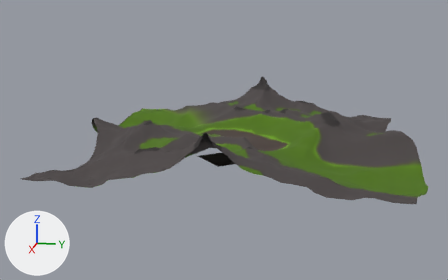
The glTF model maps/extras/height_map/height_map.glb: old version first, new version second.
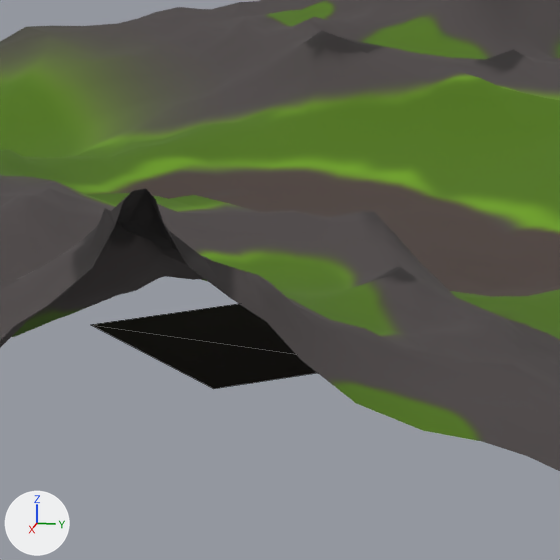
Each version appears first whole from a 50 mm lens placed at (961.0, 165.0, 227.0), pointed at (8.0, -26.0, -11.0), and next in a close-up on the part from 41% to 62% of the width and 36% to 70% of the height. Arrows for +X, +Y and +Z are at lower left; the lights stay in place. The close-ups show mesh edges as thin lines. Objects named as collision shapes, trigger or cutter boxes, shadow casters or lower levels of detail are left out. Where no turn or scale is listed for an object, it has been applied to the vertices. Vertices at the same position are counted once.

The first close-up shows 'Plane', 'Room'.
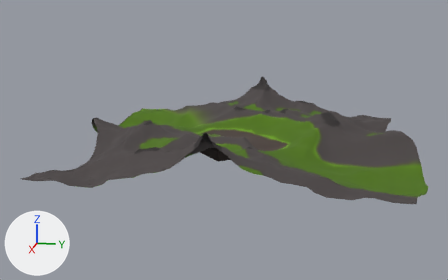
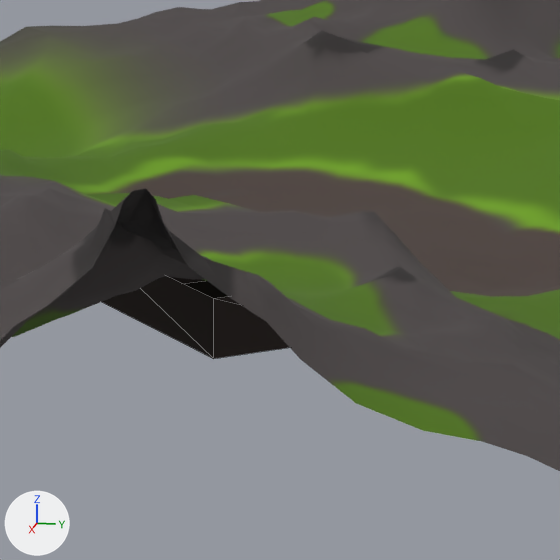
Boxes [x1, y1, x2, y2] around the edits, measured in the close-ups (560 x 560 px):
'Room', reshaped, moved
    before: [92, 304, 317, 389]
    after: [102, 276, 290, 359]
part 1 of me_plane_006, added (black)
    after: [102, 276, 290, 359]

What the commit changed:
me_plane_006 is used by ob_room; location (-33.2, -40.0, -55.5).
Verts and faces of me_plane_006; kept vertices keep their numbers, new ones are numbered from 4.
Before the commit, vertices of me_plane_006: 0 (-13.1, -43.6, 0.0) at pixel (90, 324), 1 (45.2, 5.3, 0.0) at pixel (213, 388), 2 (-45.2, -5.3, 0.0), 3 (13.1, 43.6, 0.0).
me_plane_006 had 4 vertices, 2 faces and spanned x -45.2..45.2, y -43.6..43.6, z 0.0.
me_plane_006 now has 8 vertices, 10 faces and spans x -45.2..45.2, y -43.6..43.6, z 0.0..17.0.
Part 1, on me_plane_006:
New vertices 4 to 7 stand at vertices 0 to 3, in that order, plus (0.0, 0.0, 17.0).
New faces: (2, 3, 7), (2, 7, 6), (1, 5, 3), (3, 5, 7), (0, 4, 1), (1, 4, 5).
New faces: (0, 2, 6), (0, 6, 4).
Object 'Room' (ob_room) moves from (-33.2, -40.0, -55.5) to (-33.2, -40.0, -46.9).
